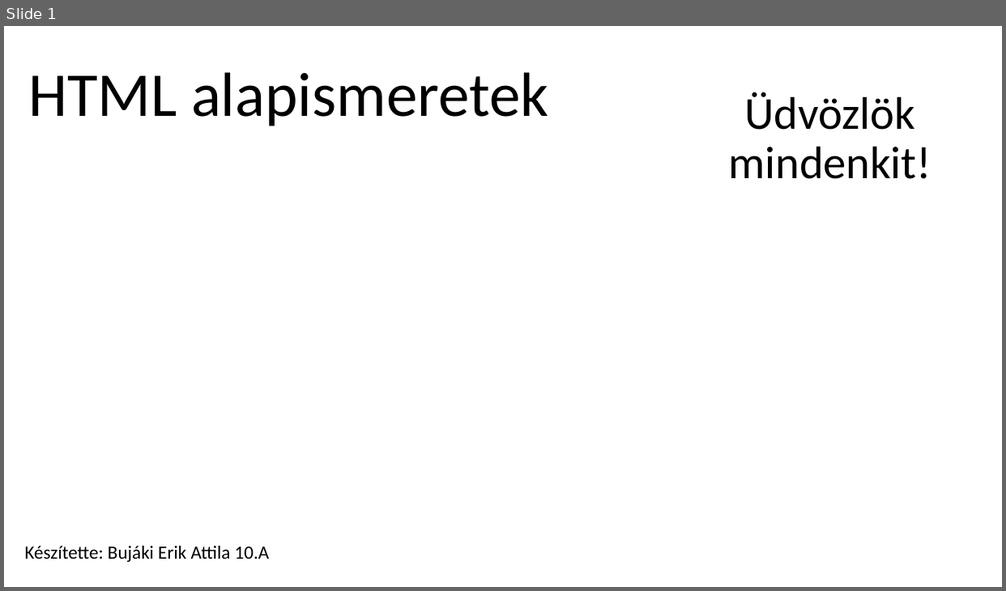
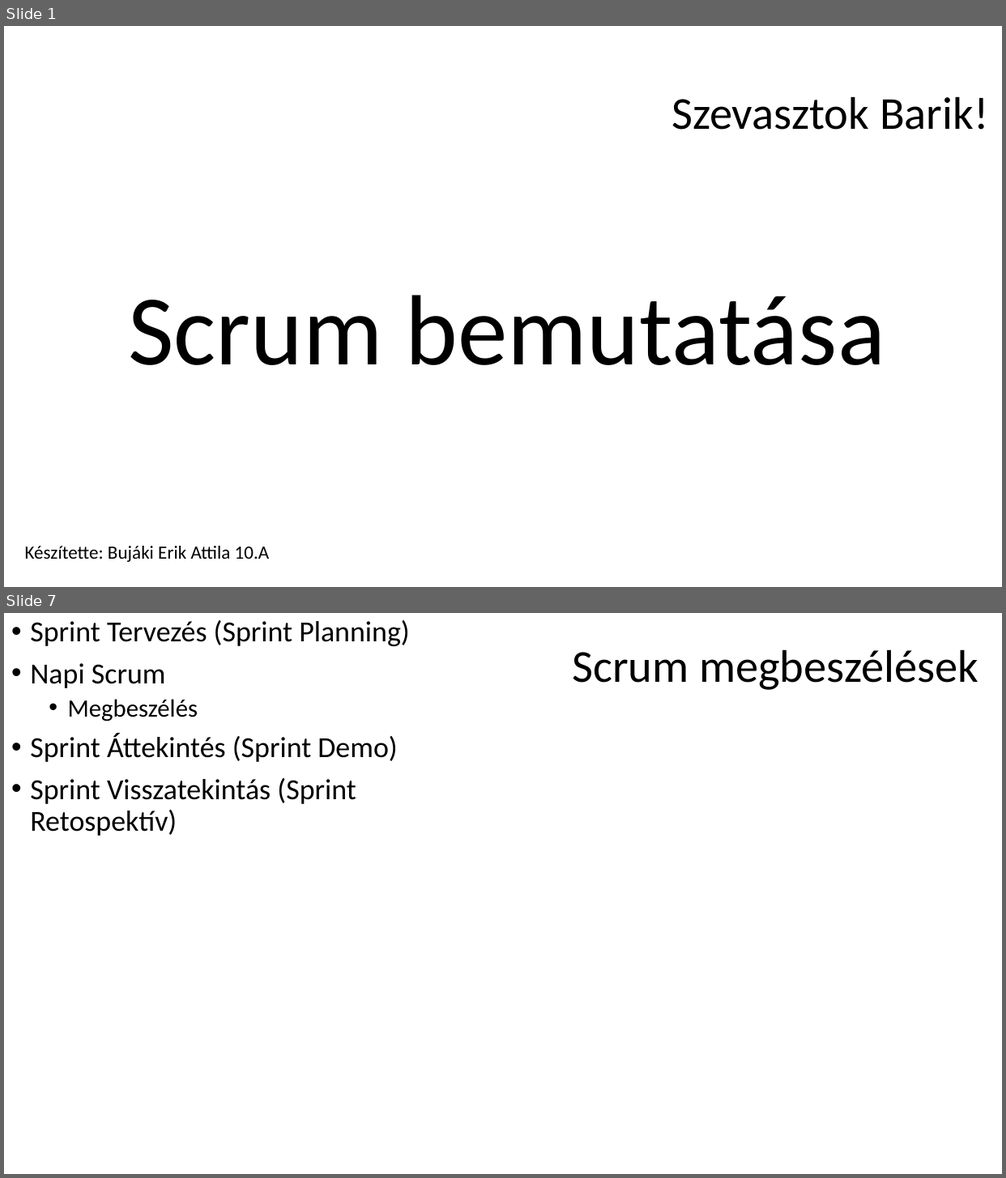
Before and after one commit to MrErik402/PPT, a slide deck: IKT Projekt feladat.pptx. Shown one above the other, each under a label of ours: slide 1 before the commit, slides 1 and 7 after it; the slides between them are not shown. The pictures are 1006x591 and 1006x1178 pixels, drawn with LibreOffice and Linux fonts; fonts in the diff are those of the drawing. Boxes give left, top, right and bottom in pixels: in the first picture for what was removed or moved away, otherwise in the second. Text is boxed around its words. In the diff, an @@ line names an element or a change of style, - is before the commit and + after.

```diff
--- a/IKT Projekt feladat.pptx
+++ b/IKT Projekt feladat.pptx
@@ slide 7 added at <box>4,613,1002,1174</box>, background #FFFFFF @@
@@ text added at <box>30,620,409,836</box>, 28 pt, text #000000 @@
+• Sprint Tervezés (Sprint Planning)
+• Napi Scrum
+  • Megbeszélés
+• Sprint Áttekintés (Sprint Demo)
+• Sprint Visszatekintás (Sprint Retospektív)
@@ title added at <box>572,649,978,690</box>, 44 pt, text #000000 @@
+Scrum megbeszélések
@@ slide 1 changed as well @@
@@ title removed at <box>28,72,548,126</box> @@
-HTML alapismeretek
@@ subtitle at <box>671,96,988,130</box>: text changed @@
-Üdvözlök mindenkit!
+Szevasztok Barik!
@@ title added at <box>128,295,885,365</box>, 96 pt, text #000000 @@
+Scrum bemutatása
```
Also in this commit, not shown: 8 other slides added, 1 slide removed.
